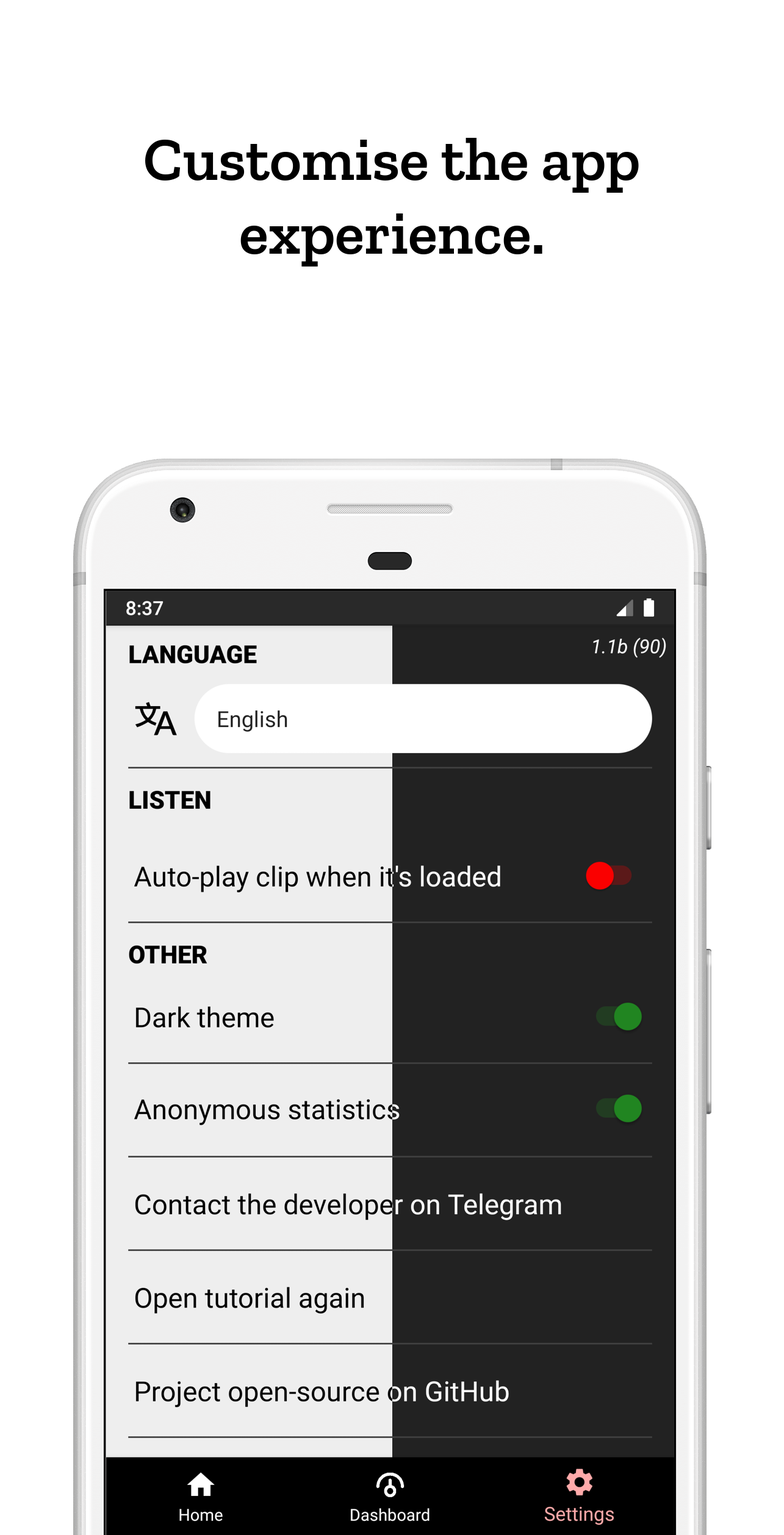
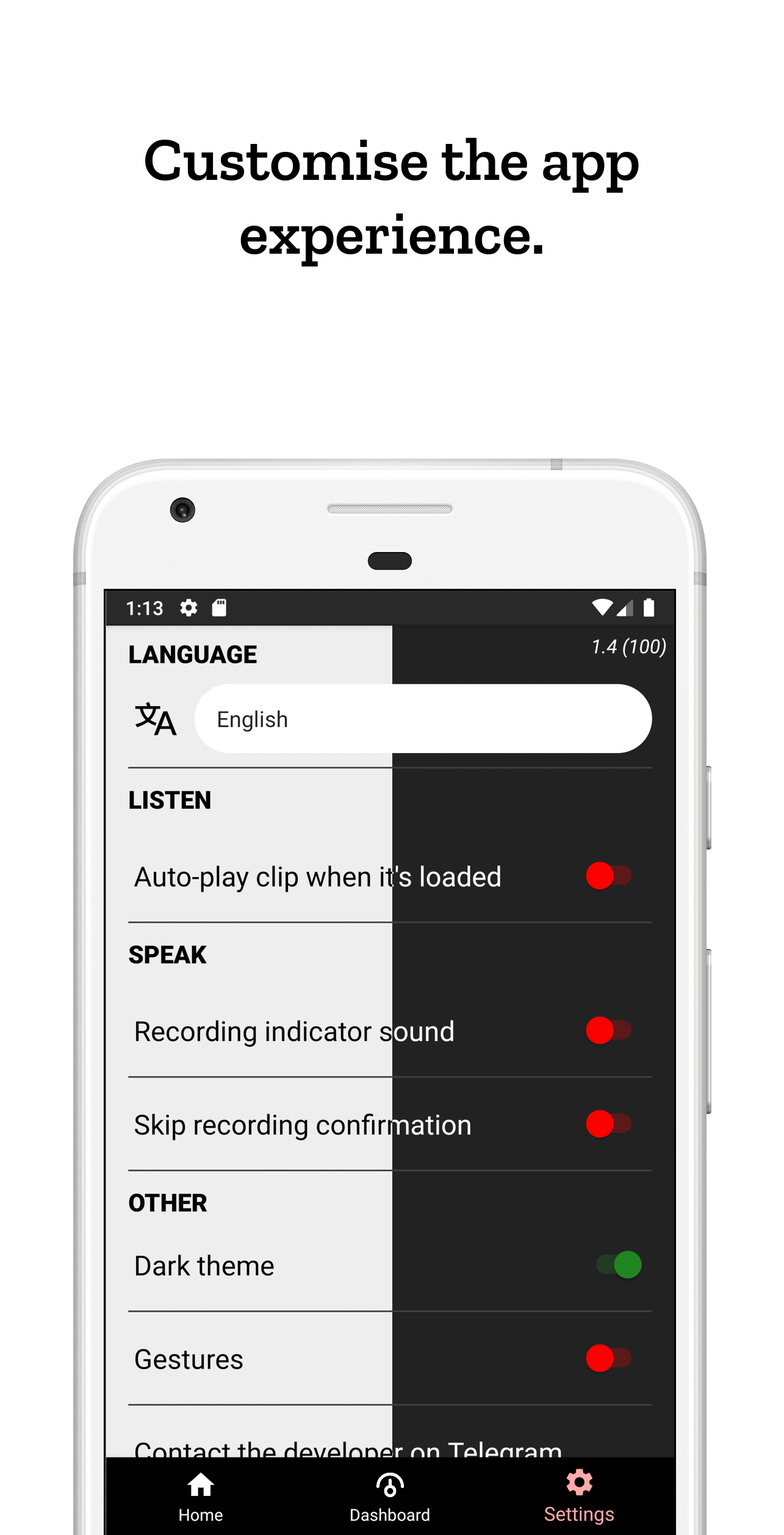
Before/after of a 784x1535 layered artwork. What changed in the layer stack:
renamed "3.png" to "3", painted on it over [125, 597, 653, 1458]
